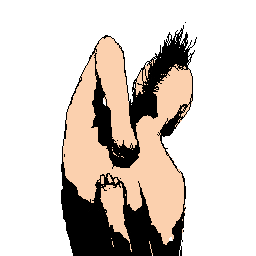
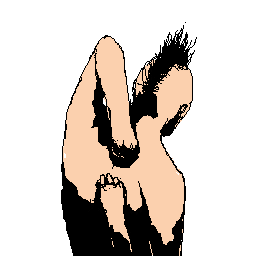
Comparing the layer stacks of the two 256px x 256px images. Changes:
painted on "Layer 4" over (64, 94, 192, 256)
